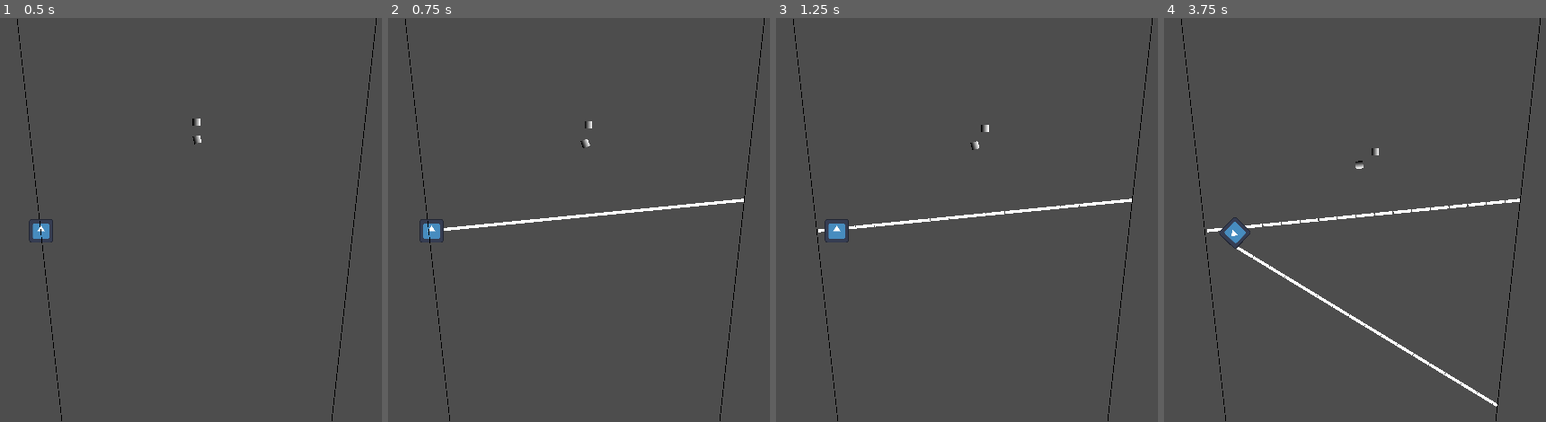
Above: before the commit, frames 1-4 (left to right).
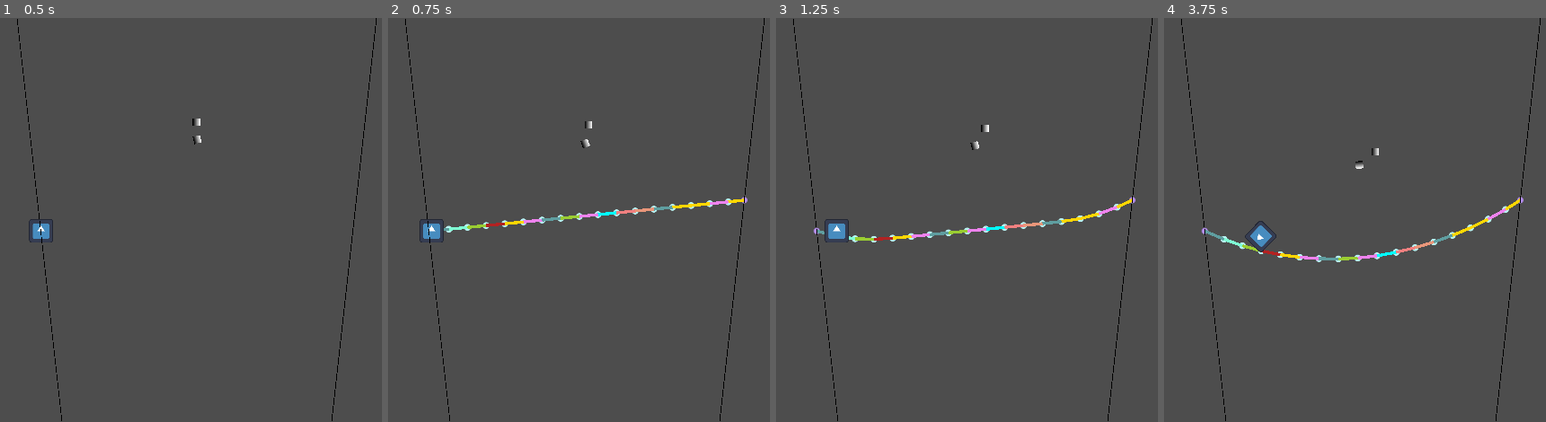
Above: after the commit, the same moments.

Repository: InRe-Dan/ld56
Game: Godot game, scene res://world/world.tscn
The game is run twice, just before and just after one commit, with the same random seed, the same clock (stepped at 60 frames per second) and the same inputs. The engine's default icon, where the game draws it, is replaced by a stand-in: a white triangle on a blue panel in a dark square.
Inputs (mouse positions are in pixels of both pictures, inside the frame that each line leads up to):
- Up to frame 1 (0.5 s): no input
- Up to frame 2 (0.75 s): tap Enter at 0.5 s; move the mouse to (743, 199) at 0.52 s; hold D (move_right) from 0.53 s (still down); click (743, 199) at 0.67 s
- Up to frame 3 (1.25 s): keep holding D (move_right)
- Up to frame 4 (3.75 s): move the mouse to (1217, 240) at 1.27 s; release D (move_right) at 1.28 s; hold S (move_down) 1.28-2.03 s; move the mouse to (1431, 131) at 2.02 s; hold D (move_right) 2.03-2.78 s; move the mouse to (1324, 300) at 2.77 s; hold W (move_up) 2.78-3.53 s; click (1324, 300) at 2.92 s; move the mouse to (outside the picture) at 3.52 s; hold A (move_left) from 3.53 s (still down)

Frame 1 is identical in both runs. In frame 2, 0.8% of the frame differs, in the area x 14-95%, y 44-54%; in frame 3, 1.3%; in frame 4, 2.4%, in the area x 9-95%, y 44-97%.

Commit message:
Web physics first ver

Diff:
--- a/project.godot
+++ b/project.godot
@@ -59,7 +59,8 @@
 [layer_names]
 
 2d_physics/layer_1="Spider"
-2d_physics/layer_2="Web"
+2d_physics/layer_2="Walkable"
+2d_physics/layer_3="JointArea"
 
 [physics]
 
--- /dev/null
+++ b/web/anchor_web_joint.tscn
@@ -0,0 +1,32 @@
+[gd_scene load_steps=5 format=3 uid="uid://bvsnbvqly5tn"]
+
+[ext_resource type="Script" path="res://web/moveable_web_joint.gd" id="1_wm30r"]
+
+[sub_resource type="Gradient" id="Gradient_v8bg5"]
+offsets = PackedFloat32Array(0, 0.57554, 0.683453)
+colors = PackedColorArray(0.74902, 0.576471, 1, 1, 0.74902, 0.576471, 1, 0.81295, 0.74902, 0.576471, 1, 0)
+
+[sub_resource type="GradientTexture2D" id="GradientTexture2D_fqbdd"]
+gradient = SubResource("Gradient_v8bg5")
+width = 20
+height = 20
+fill = 1
+fill_from = Vector2(0.5, 0.5)
+
+[sub_resource type="CircleShape2D" id="CircleShape2D_15pkh"]
+
+[node name="AnchorWebJoint" type="Node2D" node_paths=PackedStringArray("body")]
+script = ExtResource("1_wm30r")
+body = NodePath("StaticBody2D")
+
+[node name="Sprite" type="Sprite2D" parent="."]
+texture = SubResource("GradientTexture2D_fqbdd")
+
+[node name="Area2D" type="Area2D" parent="."]
+collision_layer = 4
+collision_mask = 0
+
+[node name="CollisionShape2D" type="CollisionShape2D" parent="Area2D"]
+shape = SubResource("CircleShape2D_15pkh")
+
+[node name="StaticBody2D" type="StaticBody2D" parent="."]
--- /dev/null
+++ b/web/moveable_web_joint.gd
@@ -0,0 +1,31 @@
+class_name WebJoint extends Node2D
+
+## Can be either static or rigid (for anchors and moveable points respectively)
+@export var body : PhysicsBody2D
+var webs : Array[Web]
+
+var linear_velocity : Vector2:
+	get:
+		if body is RigidBody2D:
+			return body.linear_velocity
+		return Vector2()
+
+
+# Called when the node enters the scene tree for the first time.
+func _ready() -> void:
+	assert(body)
+	body.top_level = true
+	body.global_position = global_position
+
+
+# Called every frame. 'delta' is the elapsed time since the previous frame.
+func _physics_process(delta: float) -> void:
+	global_position = body.global_position
+
+func update_web_list() -> void:
+	webs.filter(func (x): is_instance_valid(x))
+	if not webs:
+		queue_free()
+
+func add_web(web : Web) -> void:
+	webs.append(web)
--- /dev/null
+++ b/web/moveable_web_joint.tscn
@@ -0,0 +1,34 @@
+[gd_scene load_steps=5 format=3 uid="uid://cbp7kms23fo0m"]
+
+[ext_resource type="Script" path="res://web/moveable_web_joint.gd" id="1_xlktr"]
+
+[sub_resource type="Gradient" id="Gradient_p3f71"]
+offsets = PackedFloat32Array(0, 0.647482, 0.697842)
+colors = PackedColorArray(0.74902, 1, 1, 1, 0.74902, 1, 1, 0.906475, 0.74902, 1, 1, 0)
+
+[sub_resource type="GradientTexture2D" id="GradientTexture2D_gu2w3"]
+gradient = SubResource("Gradient_p3f71")
+width = 20
+height = 20
+fill = 1
+fill_from = Vector2(0.5, 0.5)
+
+[sub_resource type="CircleShape2D" id="CircleShape2D_253r5"]
+
+[node name="WebJoint" type="Node2D" node_paths=PackedStringArray("body")]
+script = ExtResource("1_xlktr")
+body = NodePath("RigidBody2D")
+
+[node name="Sprite" type="Sprite2D" parent="."]
+texture = SubResource("GradientTexture2D_gu2w3")
+
+[node name="Area2D" type="Area2D" parent="."]
+collision_layer = 2
+collision_mask = 0
+
+[node name="CollisionShape2D" type="CollisionShape2D" parent="Area2D"]
+shape = SubResource("CircleShape2D_253r5")
+
+[node name="RigidBody2D" type="RigidBody2D" parent="."]
+linear_damp = 1.0
+constant_force = Vector2(0, 300)
--- a/web/web.gd
+++ b/web/web.gd
@@ -1,39 +1,57 @@
 class_name Web extends RigidBody2D
 
-var connection_object: PhysicsBody2D
+var point_a : WebJoint:
+	set(x):
+		x.add_web(self)
+		point_a = x
+
+var point_b : WebJoint:
+	set(x):
+		x.add_web(self)
+		point_b = x
+
 var spring: DampedSpringJoint2D
 
 # Spring parameters
-var resting_length: float = 0.0
-var stiffness: float = 20.0
+var resting_length: float = 0
+var stiffness: float = 500
 var damping: float = 64.0
 
 @onready var visual: Line2D = $VisualMask
 @onready var collision: CollisionPolygon2D = $CollisionMask
 
+var debug_colors: Array = [Color.AQUA, Color.AQUAMARINE, Color.CORAL, Color.CADET_BLUE, Color.DARK_SALMON,
+Color.FIREBRICK, Color.LIGHT_CORAL, Color.GOLD, Color.YELLOW_GREEN, Color.VIOLET]
+
+func _ready() -> void:
+	assert(point_a)
+	assert(point_b)
+	visual.modulate = debug_colors.pick_random()
 
 ## Called every physics frame
 func _physics_process(delta: float) -> void:
-	if connection_object == null or not is_instance_valid(connection_object): return
+	# Apply spring physics
+	var direction: Vector2 = point_a.global_position.direction_to(point_b.global_position)
+	var distance: float = point_a.position.distance_to(point_b.position)
+	var magnitude: float = (distance - resting_length) * stiffness
 
-	# Apply spring physics
-	var direction: Vector2 = (position - connection_object.position).normalized()
-	var distance: float = position.distance_to(connection_object.position)
-	var magnitude: float = (distance - resting_length) * stiffness
-	var damping_force: float = 0.0
-	if connection_object is RigidBody2D:
-		damping_force = (connection_object.linear_velocity - linear_velocity).dot(direction) * damping
-	var spring_force: Vector2 = -direction * (magnitude - damping_force)
-	apply_force(spring_force, position)
-	if (connection_object is RigidBody2D):
-		(connection_object as RigidBody2D).apply_force(-spring_force, connection_object.position)
+	var spring_force: Vector2 = direction * magnitude
+	if point_a.body is RigidBody2D:
+		point_a.body.apply_force(+ spring_force)
+	if point_b.body is RigidBody2D:
+		point_b.body.apply_force(- spring_force)
 
 
 ## Called every frame
 func _process(delta: float) -> void:
-	if connection_object == null or not is_instance_valid(connection_object): return
 
 	# Draw web
-	var endpoints: PackedVector2Array = [0, to_local(connection_object.global_position)]
+	var endpoints: PackedVector2Array = [point_a.global_position, point_b.global_position]
 	visual.points = endpoints
 	collision.polygon = endpoints
+
+## Queues for deletion and removes itself from weblists.
+func destroy() -> void:
+	point_a.update_web_list.call_deferred()
+	point_b.update_web_list.call_deferred()
+	queue_free()
--- a/web/web.tscn
+++ b/web/web.tscn
@@ -12,4 +12,6 @@
 width = 8.0
 
 [node name="CollisionMask" type="CollisionPolygon2D" parent="."]
+position = Vector2(0, -1)
 build_mode = 1
+polygon = PackedVector2Array(-32, -75, 137, -3, 10, 82, -126, 47, -126, 47, -125, 14)
--- a/web/web_factory.gd
+++ b/web/web_factory.gd
@@ -5,35 +5,99 @@
 const web_looseness : float = 0.9 ## Smaller number makes webs artificially tighter
 
 var web_scene: PackedScene = preload("res://web/web.tscn")
+var anchor_joint_scene : PackedScene = preload("res://web/anchor_web_joint.tscn")
+var moveable_joint_scene : PackedScene = preload("res://web/moveable_web_joint.tscn")
+
+@onready var web_scout : ShapeCast2D = $WebScout
+@onready var joint_scout : ShapeCast2D = $JointScout
+
+## Splits a web into two, destroying the original. Returns the two segments' connecting joint.
+func split(web : Web, pos : Vector2) -> WebJoint:
+	var new_joint : WebJoint = moveable_joint_scene.instantiate()
+	new_joint.global_position = pos
+	add_child(new_joint)
+	_create_web_segment(web.point_a, new_joint)
+	_create_web_segment(new_joint, web.point_b)
+	web.destroy()
+	return new_joint
+
+
+## Return true if there is a webbable point here (branch, joint or web)
+func check_for_object(pos : Vector2) -> bool:
+	joint_scout.global_position = pos
+	web_scout.global_position = pos
+	joint_scout.force_shapecast_update()
+	web_scout.force_shapecast_update()
+	return web_scout.is_colliding() or joint_scout.is_colliding()
+
+## This will either check for an existing joint near this point
+## or create and add a new one to the scene tree.
+func get_joint_at(pos : Vector2) -> WebJoint:
+	joint_scout.global_position = pos
+	web_scout.global_position = pos
+	joint_scout.force_shapecast_update()
+	web_scout.force_shapecast_update()
+	var joint : WebJoint = null
+
+	# First check if any pivots already exist here
+	if joint_scout.is_colliding():
+		print("A")
+		joint = joint_scout.get_collider(0).get_parent()
+	# Then check if branches or webs exist
+	elif web_scout.is_colliding():
+		var object : PhysicsBody2D = web_scout.get_collider(0)
+		if object is StaticBody2D:
+			# This must be a tree
+			joint = anchor_joint_scene.instantiate()
+			joint.global_position = web_scout.get_collision_point(0)
+			add_child(joint)
+		elif object is RigidBody2D:
+			# This must be a web. We need to split it into two and make a pivot here.
+			var web : Web = object as Web
+			joint = split(web, pos)
+		else: assert(false) # huh
+
+	if not joint:
+		joint = moveable_joint_scene.instantiate()
+		joint.global_position = pos
+		add_child(joint)
+	print(joint.global_position)
+	return joint
 
 ## Creates a web between two points
 func create_web(point_a: Vector2, point_b: Vector2) -> void:
+
+	if not (check_for_object(point_a) and check_for_object(point_b)):
+		print("Can't create web here.")
+		return
+
 	var distance : float = point_a.distance_to(point_b)
 	var distance_created : float = 0
 	var direction : Vector2 = point_a.direction_to(point_b)
+
+	var start_joint : WebJoint = get_joint_at(point_a)
+
 	while distance > 0:
 		var new_web_length : float = min(distance, web_length)
 		var start = point_a + direction * distance_created
 		distance_created += new_web_length
 		var end = point_a + direction * distance_created
-		var rigid : RigidBody2D = RigidBody2D.new()
-		rigid.global_position = end
-		_create_web_segment(start, rigid)
+		var new_joint : WebJoint = get_joint_at(end)
+		if not new_joint:
+			return
+		assert(start_joint.global_position != Vector2())
+		_create_web_segment(start_joint, new_joint)
+		start_joint = new_joint
 		distance -= web_length
 
 
 ## Creates a new web segment
-func _create_web_segment(web_position: Vector2, connection: PhysicsBody2D = null) -> void:
-	# TODO: Change web segment creation logic.
+func _create_web_segment(point_a : WebJoint, point_b : WebJoint = null) -> void:
 
 	# Instantiate new web object
 	var web: Web = web_scene.instantiate() as Web
-	web.position = web_position
-	if connection == null:
-		web.freeze = true
-		web.resting_length = 0.0
-	else:
-		web.connection_object = connection
-		web.resting_length = web.position.distance_to(connection.position) * web_looseness
+	web.point_a = point_a
+	web.point_b = point_b
+	web.resting_length = point_a.position.distance_to(point_b.position) * web_looseness
 
 	add_child(web)
--- /dev/null
+++ b/web/web_factory.tscn
@@ -0,0 +1,20 @@
+[gd_scene load_steps=3 format=3 uid="uid://dqyqlpicgb0dq"]
+
+[ext_resource type="Script" path="res://web/web_factory.gd" id="1_rhbia"]
+
+[sub_resource type="CircleShape2D" id="CircleShape2D_e8hd3"]
+
+[node name="WebFactory" type="Node2D" groups=["web_factory"]]
+script = ExtResource("1_rhbia")
+
+[node name="JointScout" type="ShapeCast2D" parent="."]
+shape = SubResource("CircleShape2D_e8hd3")
+target_position = Vector2(0, 0)
+collision_mask = 4
+collide_with_areas = true
+collide_with_bodies = false
+
+[node name="WebScout" type="ShapeCast2D" parent="."]
+shape = SubResource("CircleShape2D_e8hd3")
+target_position = Vector2(0, 0)
+collision_mask = 2
--- a/web/web_segment.tscn
+++ /dev/null
@@ -1,27 +0,0 @@
-[gd_scene load_steps=2 format=3 uid="uid://siyxh8q13sk5"]
-
-[sub_resource type="GDScript" id="GDScript_fdco2"]
-script/source = "extends Node2D
-
-
-# Called when the node enters the scene tree for the first time.
-func _ready() -> void:
-	pass # Replace with function body.
-
-
-# Called every frame. 'delta' is the elapsed time since the previous frame.
-func _process(delta: float) -> void:
-	pass
-"
-
-[node name="WebSegment" type="Node2D"]
-script = SubResource("GDScript_fdco2")
-
-[node name="A" type="RigidBody2D" parent="."]
-
-[node name="B" type="RigidBody2D" parent="."]
-
-[node name="Joint" type="DampedSpringJoint2D" parent="."]
-node_a = NodePath("../A")
-node_b = NodePath("../B")
-rest_length = 30.0
--- a/world/world.tscn
+++ b/world/world.tscn
@@ -1,7 +1,7 @@
 [gd_scene load_steps=8 format=3 uid="uid://4a2wbnhvgulj"]
 
-[ext_resource type="Script" path="res://web/web_factory.gd" id="1_68jv2"]
 [ext_resource type="Script" path="res://world/world.gd" id="1_m6c00"]
+[ext_resource type="PackedScene" uid="uid://dqyqlpicgb0dq" path="res://web/web_factory.tscn" id="2_u3u5w"]
 [ext_resource type="PackedScene" uid="uid://d3ud2rqlsvy6p" path="res://spider/spider.tscn" id="3_pypjb"]
 
 [sub_resource type="RectangleShape2D" id="RectangleShape2D_hi3fh"]
@@ -31,8 +31,7 @@
 [node name="World" type="Node2D"]
 script = ExtResource("1_m6c00")
 
-[node name="WebFactory" type="Node2D" parent="." groups=["web_factory"]]
-script = ExtResource("1_68jv2")
+[node name="WebFactory" parent="." instance=ExtResource("2_u3u5w")]
 
 [node name="Spider" parent="." instance=ExtResource("3_pypjb")]
 position = Vector2(544, 569)
Not shown, changed: .gitignore
